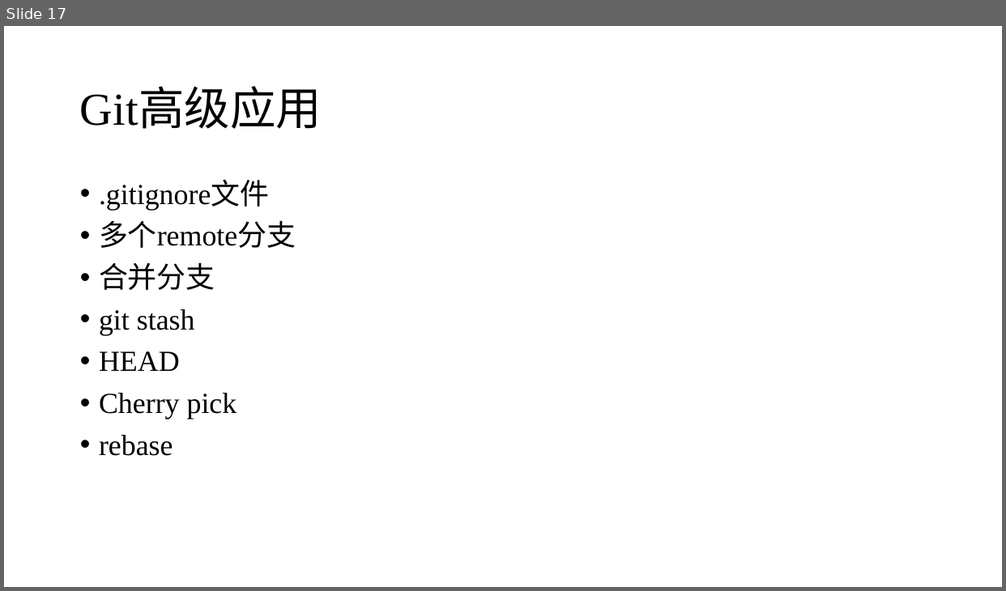
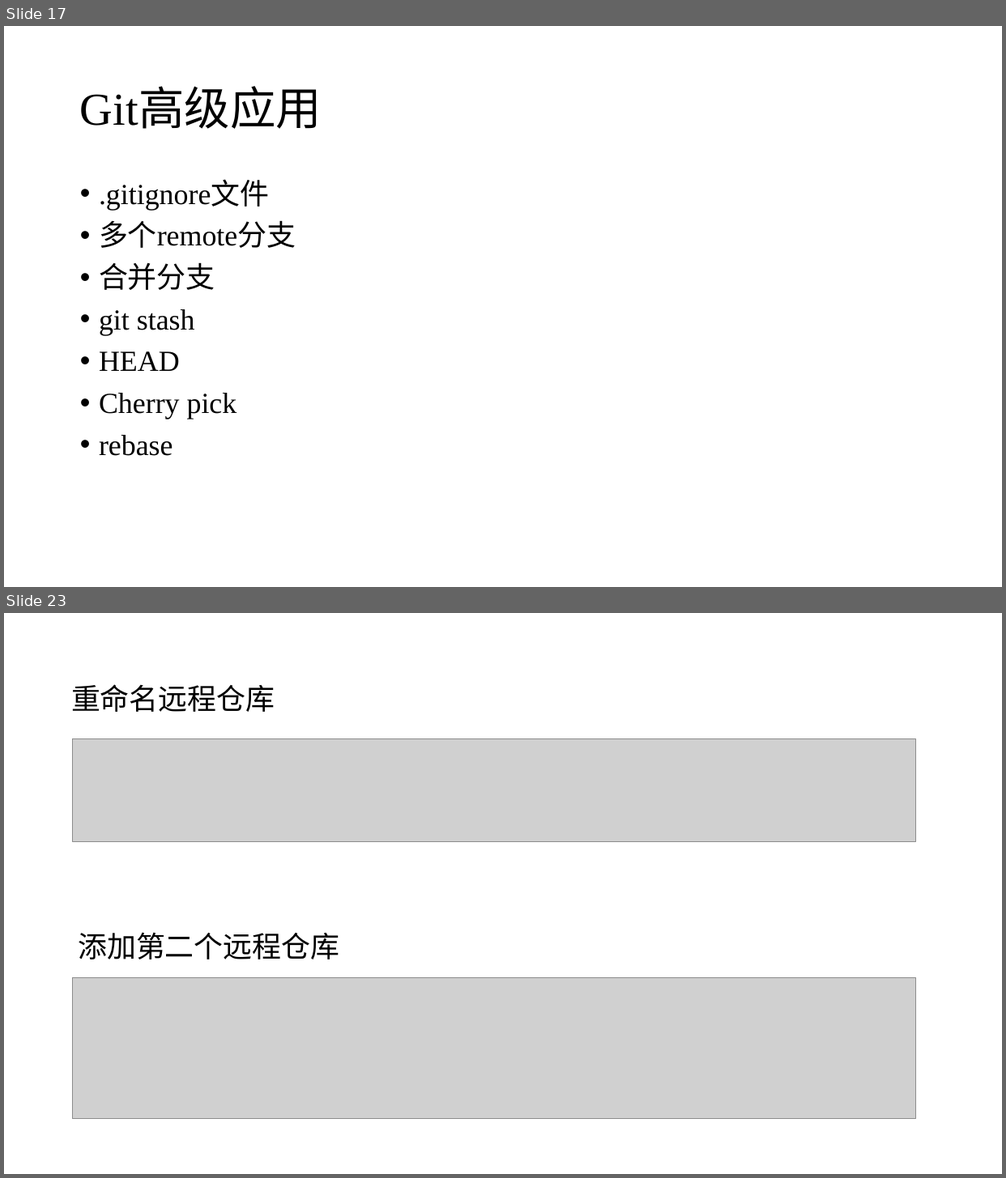
Before and after one commit to seahurt/lecture, a slide deck: using_git.pptx. Shown one above the other, each under a label of ours: slide 17 before the commit, slides 17 and 23 after it; the slides between them are not shown. The pictures are 1006x591 and 1006x1178 pixels, drawn with LibreOffice and Linux fonts; fonts in the diff are those of the drawing; grey boxes stand for pictures. Boxes give left, top, right and bottom in pixels: in the first picture for what was removed or moved away, otherwise in the second. Text is boxed around its words. In the diff, an @@ line names an element or a change of style, - is before the commit and + after.

```diff
--- a/using_git.pptx
+++ b/using_git.pptx
@@ slide 23 added at [4,613,1002,1174], background #FFFFFF @@
@@ title added at [71,684,275,712], 28 pt, text #000000 @@
+重命名远程仓库
@@ picture added at [73,739,916,842] @@
@@ text added at [78,932,339,960], 28 pt, text #000000 @@
+添加第二个远程仓库
@@ picture added at [73,977,916,1119] @@
```
Also in this commit, not shown: 5 slides changed, 14 other slides added, 9 slides removed.
